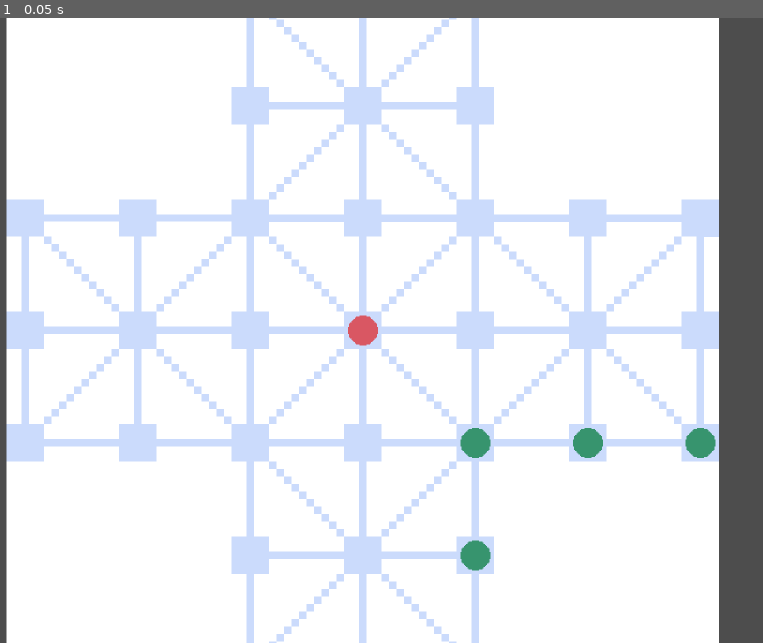
Above: before the commit, frame 1.
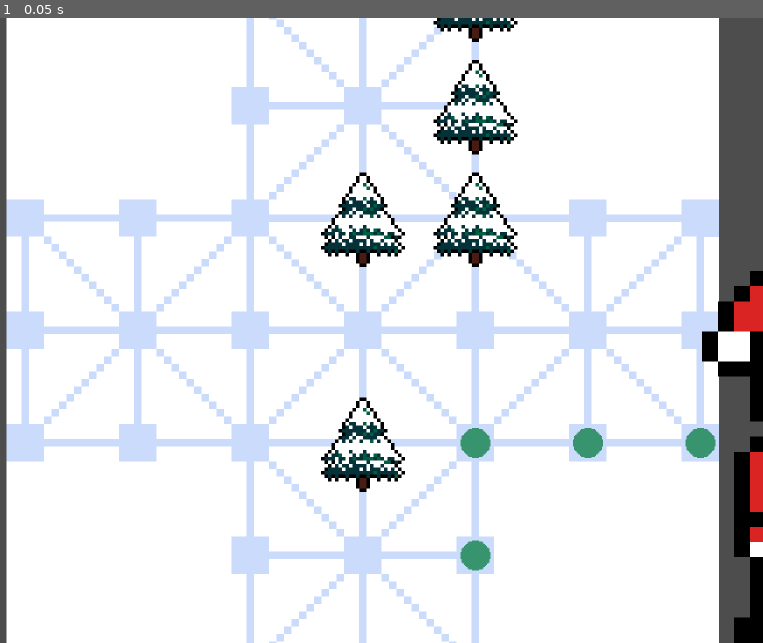
Above: after the commit, the same moment.

Repository: AndreiDuma/nature-vs-xmas-capitalism
Game: Godot game, scene res://scenes/main.tscn
Two runs of this game, one before a commit and one after it. Both use one fixed random seed, a clock stepped at 60 frames per second and the inputs below.
Inputs:
- Up to frame 1 (0.05 s): no input

The runs differ from the first frame. In frame 1, 5.6% of the frame differs, in the area x 42-100%, y 0-100%.

Commit message:
Add some move & kill logic

Diff:
--- a/scenes/board.gd
+++ b/scenes/board.gd
@@ -1,34 +1,41 @@
 extends Node2D
 
-enum Allowed {Y, N}
-enum Entity {S, T}
-
 const allowed_positions = [
-	[0, 0, 1, 0, 1, 0, 0],
-	[0, 0, 0, 1, 0, 0, 0],
-	[1, 0, 1, 0, 1, 0, 1],
-	[0, 1, 0, 1, 0, 1, 0],
-	[1, 0, 1, 0, 1, 0, 1],
-	[0, 0, 0, 1, 0, 0, 0],
-	[0, 0, 1, 0, 1, 0, 0],
+	[0, 0, 1, 1, 1, 0, 0],
+	[0, 0, 1, 1, 1, 0, 0],
+	[1, 1, 1, 1, 1, 1, 1],
+	[1, 1, 1, 1, 1, 1, 1],
+	[1, 1, 1, 1, 1, 1, 1],
+	[0, 0, 1, 1, 1, 0, 0],
+	[0, 0, 1, 1, 1, 0, 0],
 ]
 
+enum {INVALID, EMPTY, SANTA, TREE}
+enum {I = INVALID, E = EMPTY, S = SANTA, T = TREE}
 
+var board = [
+	[I, I, E, E, T, I, I],
+	[I, I, E, S, T, I, I],
+	[E, E, E, T, T, E, E],
+	[E, E, E, E, E, E, E],
+	[T, T, T, T, T, T, T],
+	[I, I, T, T, T, I, I],
+	[I, I, T, T, T, I, I],
+]
 
 static func is_allowed_position(x: int, y: int) -> bool:
 	if x < 0 || x > 6 || y < 0 || y > 6:
 		return false
 	return allowed_positions[x][y] == 1
 
-static func neighbor_positions(x: int, y: int, include_diagonals=true) -> Array:
+static func neighbor_positions(x: int, y: int, include_diagonals: bool) -> Array:
 	assert(is_allowed_position(x, y))
 	var candidates = []
-	if x % 2 == 0 and y % 2 == 0:
-		for dx_dy in [[-2, 0], [0, -2], [2, 0], [0, 2]]:
-			var dx = dx_dy[0]
-			var dy = dx_dy[1]
-			candidates.append([x + dx, y + dy])
-	if include_diagonals:
+	for dx_dy in [[-1, 0], [0, -1], [1, 0], [0, 1]]:
+		var dx = dx_dy[0]
+		var dy = dx_dy[1]
+		candidates.append([x + dx, y + dy])
+	if x % 2 == y % 2 and include_diagonals:
 		for dx in [-1, 1]:
 			for dy in [-1, 1]:
 				candidates.append([x + dx, y + dy])
@@ -36,6 +43,75 @@
 		return is_allowed_position(x_y[0], x_y[1])
 	)
 
+func available_moves(x: int, y: int, include_diagonals: bool) -> Array:
+	assert(is_allowed_position(x, y) and board[x][y] in [SANTA, TREE])
+	return neighbor_positions(x, y, include_diagonals).filter(
+		func (x_y): return board[x_y[0]][x_y[1]] == EMPTY
+	)
+
+func available_santa_moves(x: int, y: int) -> Array:
+	assert(is_allowed_position(x, y) and board[x][y] == SANTA)
+	return available_moves(x, y, true)
+
+func available_santa_kills(x: int, y: int) -> Array:
+	var kills = []
+	for pos in neighbor_positions(x, y, true):
+		var nx = pos[0];
+		var ny = pos[1];
+		if board[nx][ny] != TREE:
+			continue
+		var dx = nx - x;
+		var dy = ny - y;
+		var ox = nx + dx;
+		var oy = ny + dy;
+		if not is_allowed_position(ox, oy):
+			continue
+		if board[ox][oy] == EMPTY:
+			kills.append([ox, oy])
+	return kills
+
+func available_tree_moves(x: int, y: int) -> Array:
+	assert(is_allowed_position(x, y) and board[x][y] == TREE)
+	return available_moves(x, y, false)
+
+func move(x: int, y: int, to_x: int, to_y: int) -> bool:
+	assert(is_allowed_position(x, y))
+	assert(is_allowed_position(to_x, to_y))
+
+	if board[x][y] == SANTA:
+		if [to_x, to_y] in available_santa_moves(x, y):
+			board[x][y] = EMPTY;
+			board[to_x][to_y] = SANTA;
+			# TODO: Consider emitting a signal `santa_moved`.
+			return true
+		elif [to_x, to_y] in available_santa_kills(x, y):
+			board[x][y] = EMPTY;
+			board[to_x][to_y] = SANTA;
+			@warning_ignore("integer_division")
+			var tx = (x + to_x) / 2
+			@warning_ignore("integer_division")
+			var ty = (y + to_y) / 2
+			assert(board[tx][ty] == TREE)
+			board[tx][ty] = EMPTY
+			# TODO: Consider emitting a signal `tree_killed`.
+			return true
+		else:
+			return false
+
+	if board[x][y] == TREE:
+		if [to_x, to_y] in available_tree_moves(x, y):
+			board[x][y] = EMPTY;
+			board[to_x][to_y] = TREE;
+			# TODO: Consider emitting a signal `tree_moved`.
+			return true
+
+	return false
+
 func _ready() -> void:
-	print(neighbor_positions(2, 2))
-	print(neighbor_positions(2, 2, false))
+	#print(neighbor_positions(2, 2))
+	#print(neighbor_positions(2, 2, false))
+	#print(available_moves(1, 3, true))
+	#print(available_moves(6, 4, true))
+	print(available_santa_moves(1, 3))
+	print(available_santa_kills(1, 3))
+	print(move(1, 3, 3, 4))
--- a/scenes/main.tscn
+++ b/scenes/main.tscn
@@ -1,8 +1,9 @@
-[gd_scene load_steps=4 format=3 uid="uid://bnqn5ryjgm6gj"]
+[gd_scene load_steps=5 format=3 uid="uid://bnqn5ryjgm6gj"]
 
 [ext_resource type="PackedScene" uid="uid://dlhyfw5yggq1d" path="res://scenes/board.tscn" id="1_o5qli"]
-[ext_resource type="PackedScene" uid="uid://52o0hr5luiao" path="res://scenes/santa.tscn" id="2_0wfyh"]
 [ext_resource type="PackedScene" uid="uid://cufix2v26b4kl" path="res://scenes/tree.tscn" id="3_sugp2"]
+[ext_resource type="PackedScene" uid="uid://chbo60vartq0q" path="res://scenes/real_santa.tscn" id="4_jyhfs"]
+[ext_resource type="PackedScene" path="res://scenes/real_tree.tscn" id="4_tbgi4"]
 
 [node name="Main" type="Node2D"]
 
@@ -10,8 +11,6 @@
 zoom = Vector2(3, 3)
 
 [node name="Board" parent="." instance=ExtResource("1_o5qli")]
-
-[node name="Santa" parent="." instance=ExtResource("2_0wfyh")]
 
 [node name="Tree" parent="." instance=ExtResource("3_sugp2")]
 position = Vector2(96, 96)
@@ -24,3 +23,27 @@
 
 [node name="Tree4" parent="." instance=ExtResource("3_sugp2")]
 position = Vector2(96, 192)
+
+[node name="RealSanta" parent="." instance=ExtResource("4_jyhfs")]
+position = Vector2(0, -192)
+scale = Vector2(3, 3)
+
+[node name="RealTree" parent="." instance=ExtResource("4_tbgi4")]
+position = Vector2(0, 96)
+scale = Vector2(3, 3)
+
+[node name="RealTree2" parent="." instance=ExtResource("4_tbgi4")]
+position = Vector2(96, -96)
+scale = Vector2(3, 3)
+
+[node name="RealTree3" parent="." instance=ExtResource("4_tbgi4")]
+position = Vector2(0, -96)
+scale = Vector2(3, 3)
+
+[node name="RealTree4" parent="." instance=ExtResource("4_tbgi4")]
+position = Vector2(96, -192)
+scale = Vector2(3, 3)
+
+[node name="RealTree5" parent="." instance=ExtResource("4_tbgi4")]
+position = Vector2(96, -288)
+scale = Vector2(3, 3)
